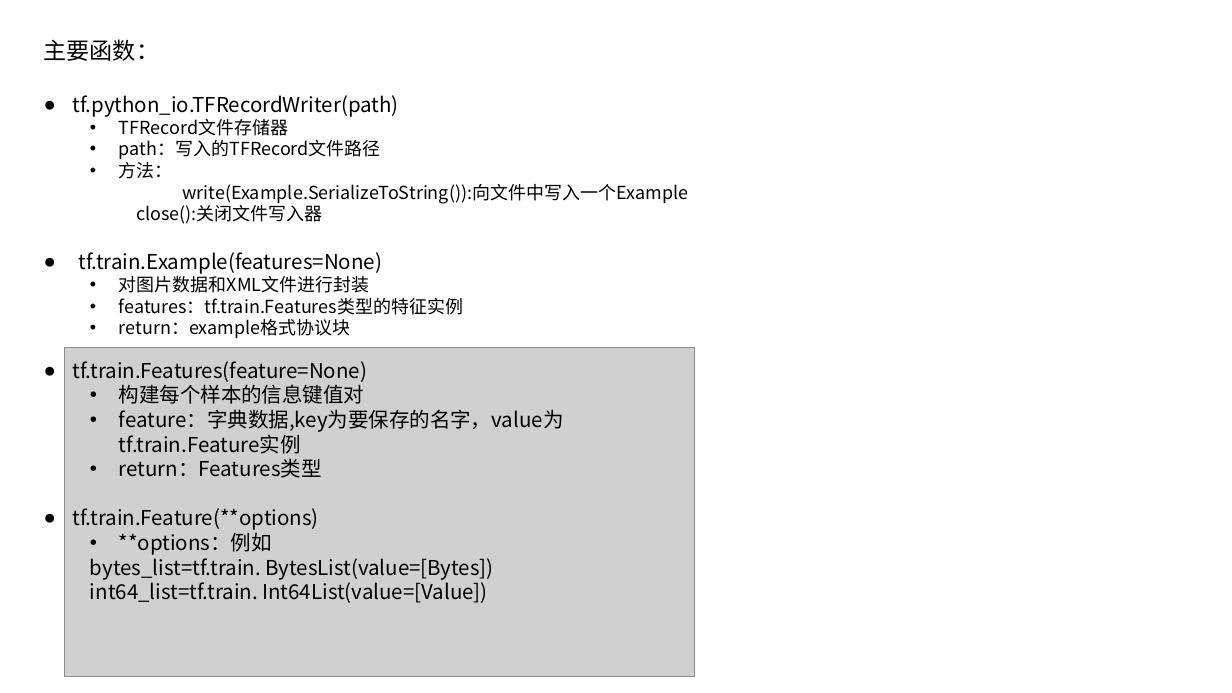
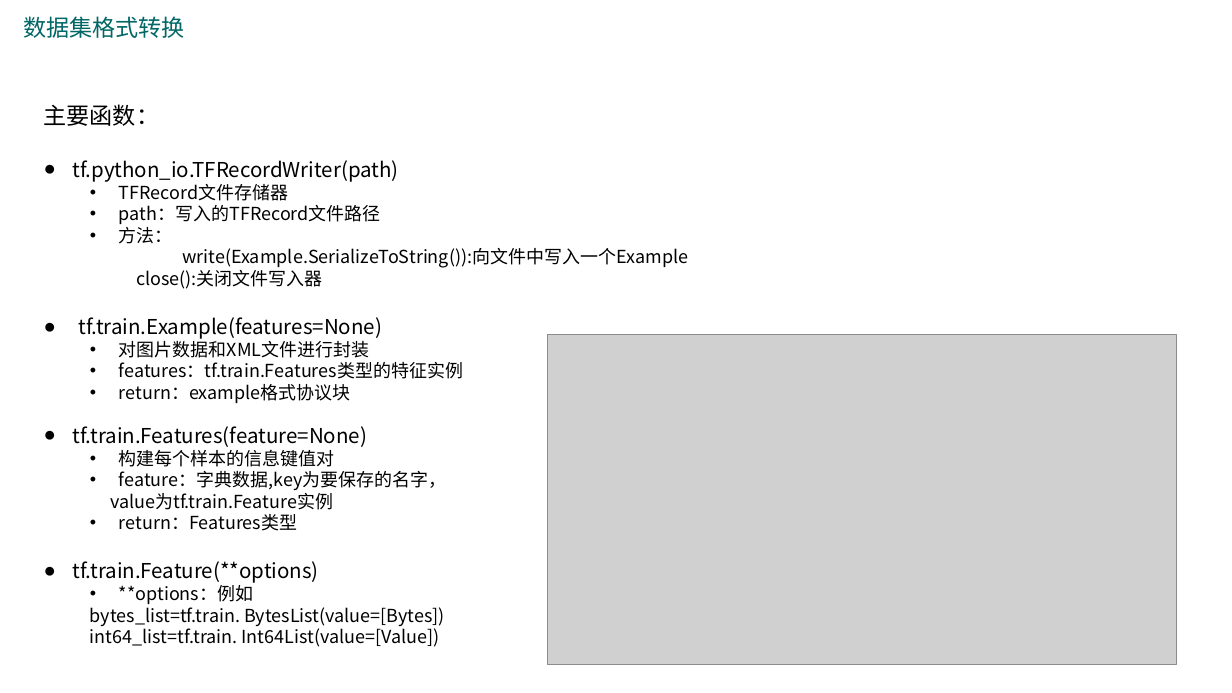
Before and after one commit to 1274085042/VehicleDetection, a slide deck: slide 6 of example/车辆检测.pptx (slide 4 before the commit). Drawn at 1232x693 pixels with LibreOffice and Linux fonts; fonts in the diff are those of the drawing; grey boxes stand for pictures. Boxes give left, top, right and bottom in pixels: in the first picture for what was removed or moved away, otherwise in the second. Text is boxed around its words. In the diff, an @@ line names an element or a change of style, - is before the commit and + after.

```diff
--- a/example/车辆检测.pptx
+++ b/example/车辆检测.pptx
@@ text added at [23, 16, 185, 38], 18 pt, text #006666 @@
+数据集格式转换
@@ text "主要函数：": place and size @@
-text "主要函数：" at [44, 39, 688, 338]
+text "主要函数：" at [44, 104, 688, 403]
@@ picture: place and size @@
-picture at [65, 348, 694, 677]
+picture at [548, 335, 1177, 665]
@@ text "tf.train.Features(feature=None)": place and size @@
-text "tf.train.Features(feature=None)" at [73, 361, 564, 603]
+text "tf.train.Features(feature=None)" at [73, 426, 447, 647]
@@ text at [90, 446, 445, 647]: size 16 to 14 pt in "构建每个样本的信息键值对", "return：Features类型", "**options：例如", "bytes_list=tf.train. BytesList(value=[Bytes])" and 1 more places @@
@@ text at [110, 471, 447, 510]: text changed; size 16 to 14 pt @@
-  • feature：字典数据,key为要保存的名字，value为tf.train.Feature实例
+  • feature：字典数据,key为要保存的名字，
+  value为tf.train.Feature实例
```
Also in this commit, not shown: 2 other slides changed, 14 slides added, 4 slides removed, 36 other files.
